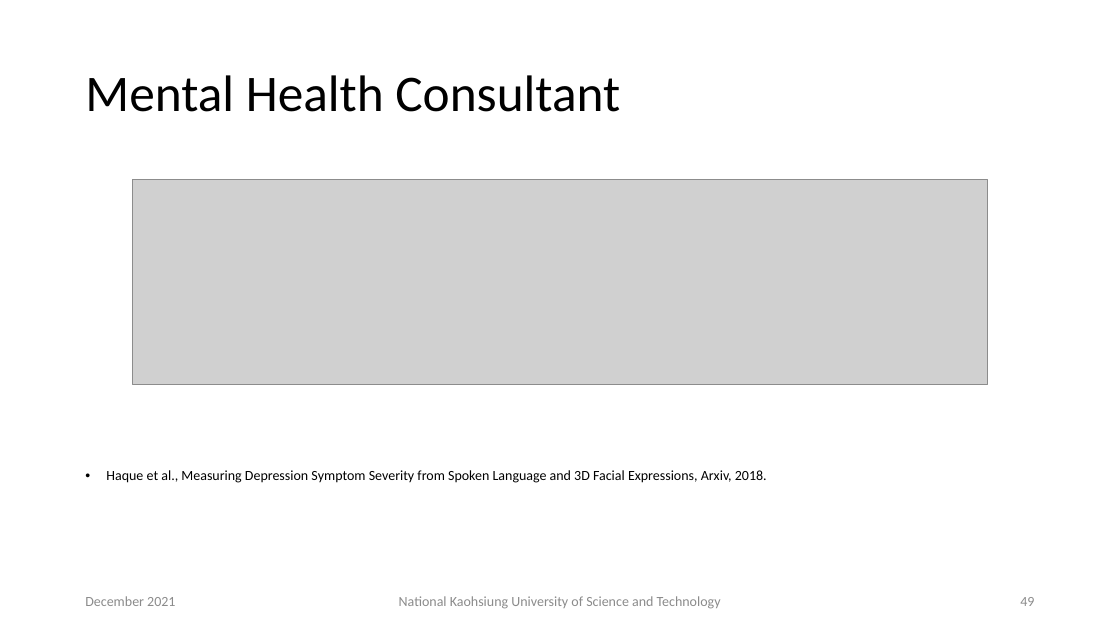
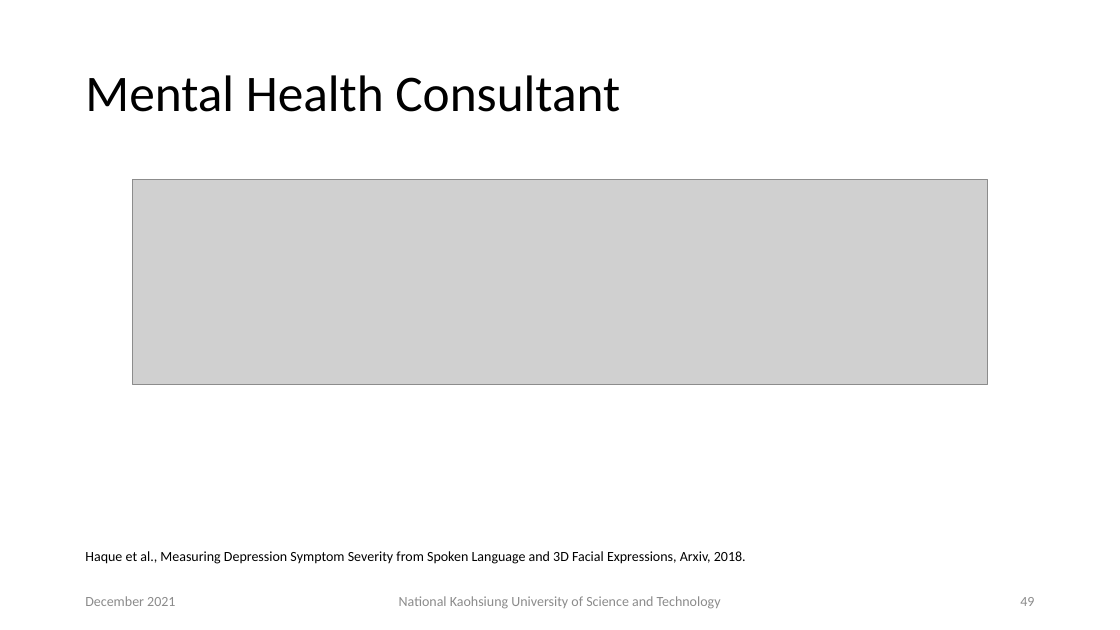
Before and after one commit to chiayisu/chiayisu.github.io, a slide deck: slide 49 of files/course_material/natural-language-processing/Lecture9.pptx. Drawn at 1120x630 pixels with LibreOffice and Linux fonts; fonts in the diff are those of the drawing; grey boxes stand for pictures. Boxes give left, top, right and bottom in pixels: in the first picture for what was removed or moved away, otherwise in the second. Text is boxed around its words. In the diff, an @@ line names an element or a change of style, - is before the commit and + after.

```diff
--- a/files/course_material/natural-language-processing/Lecture9.pptx
+++ b/files/course_material/natural-language-processing/Lecture9.pptx
@@ text "Haque et al., Measuring Depression ..." at <box>85,551,746,564</box>: bullet • to none @@
```
Also in this commit, not shown: 1 other slide changed.
